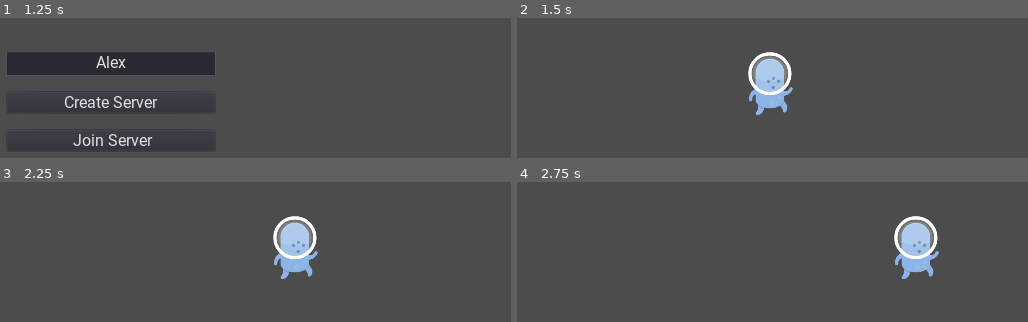
Above: before the commit, frames 1-4 (two rows, left to right).
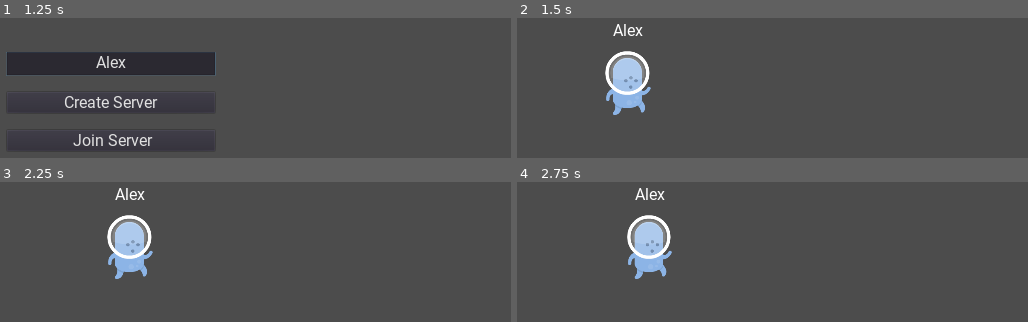
Above: after the commit, the same moments.

Repository: DuCheAnh/P2PPuzzle
Game: Godot game, scene res://NetworkSetup.tscn
Same seed, same stepped clock (60 frames per second), same inputs: the game is played once before the commit and once after it.
Inputs (mouse positions are in pixels of both pictures, inside the frame that each line leads up to):
- Up to frame 1 (1.25 s): click (112, 64) at 0.52 s; type "Alex" at 0.6 s
- Up to frame 2 (1.5 s): click "Create Server" at 1.25 s
- Up to frame 3 (2.25 s): tap Enter (ui_accept) at 2 s; hold Right (ui_right) from 2.03 s (still down)
- Up to frame 4 (2.75 s): keep holding Right (ui_right); tap Enter (ui_accept) at 2.27 s

Frame 1 is identical in both runs. In frame 2, 6.1% of the frame differs, in the area x 17-55%, y 4-70%; in frame 3, 6.1%; in frame 4, 6.0%.
Error in both runs: Invalid get index '3' (on base: 'Array'). (res://Network/Network.gd:18)

Commit message:
added: username display, disconnect from game

Diff:
--- /dev/null
+++ b/MultiplayerPuzzle/Game.gd
@@ -0,0 +1,10 @@
+extends Node2D
+
+func _ready() -> void:
+	get_tree().connect("network_peer_disconnected",self,"_player_disconnected")
+
+func _player_disconnected(id) -> void:
+	print("player " + str(id) + " disconnected")
+	if Persistents.has_node(str(id)):
+		Persistents.get_node(str(id)).username_text_instance.queue_free()
+		Persistents.get_node(str(id)).queue_free()
--- a/MultiplayerPuzzle/Game.tscn
+++ b/MultiplayerPuzzle/Game.tscn
@@ -1,7 +1,8 @@
-[gd_scene load_steps=5 format=2]
+[gd_scene load_steps=6 format=2]
 
 [ext_resource path="res://Asset/spritesheet_ground.png" type="Texture" id=1]
 [ext_resource path="res://TestBlock.tscn" type="PackedScene" id=2]
+[ext_resource path="res://Game.gd" type="Script" id=3]
 
 [sub_resource type="ConvexPolygonShape2D" id=1]
 points = PoolVector2Array( 0, 0, 128, 0, 128, 128, 0, 128 )
@@ -30,6 +31,7 @@
 0/z_index = 0
 
 [node name="Game" type="Node2D"]
+script = ExtResource( 3 )
 
 [node name="TileMap" type="TileMap" parent="."]
 tile_set = SubResource( 2 )
--- a/MultiplayerPuzzle/NetworkSetup.gd
+++ b/MultiplayerPuzzle/NetworkSetup.gd
@@ -30,7 +30,7 @@
 	var player_instance = Global.instance_node_at_location(player,Persistents,Vector2(rand_range(0,1920),rand_range(0,1080)))
 	player_instance.name=str(id)
 	player_instance.set_network_master(id)
-
+	player_instance.username = username_text_edit.text
 func _player_connected(id) -> void:
 	print("Player " + str(id) + " connected")
 	instance_player(id)
@@ -38,6 +38,7 @@
 func _player_disconnected(id) -> void:
 	print("Player " + str(id) + " disconnected")
 	if Persistents.has_node(str(id)):
+		Persistents.get_node(str(id)).username_text_instance.queue_free()
 		Persistents.get_node(str(id)).queue_free()
 
 func _connected_to_server() -> void:
--- a/MultiplayerPuzzle/Player.gd
+++ b/MultiplayerPuzzle/Player.gd
@@ -1,4 +1,6 @@
 extends KinematicBody2D
+
+var username_text = load("res://UserNameText.tscn")
 
 export (int) var speed = 500
 export (int) var jump_speed = -1800
@@ -10,18 +12,30 @@
 puppet var puppet_flip = false
 puppet var puppet_scale = Vector2(1,1)
 puppet var puppet_hp = 10 setget puppet_hp_set
+puppet var puppet_username = "" setget puppet_username_set
 
 onready var sprite = $AnimatedSprite
 onready var tween = $Tween
 onready var hit_timer = $HitTimer
+onready var camera = $Camera2D
 
 var hp = 10 setget set_hp
 var velocity = Vector2.ZERO
 var was_on_floor = false
 var gravity_disabled  = true
+var username setget username_set
+var username_text_instance = null
 
-func _process(delta):
+func _ready() -> void:
+	get_tree().connect("network_peer_connected",self,"_network_peer_connected")
+	username_text_instance = Global.instance_node_at_location(username_text,Persistents, global_position)
+	username_text_instance.player_following = self
+
+func _process(delta) -> void:
+	if username_text_instance != null:
+		username_text_instance.name = "username" + name
 	if is_network_master():
+		camera.current = true
 		_get_input()
 		_apply_animation()
 		_normalize_animation_scale(delta)
@@ -33,6 +47,7 @@
 		if not tween.is_active():
 			move_and_slide(puppet_velocity)
 		_apply_animation_over_network()
+
 
 func _get_input() -> void:
 	velocity.x = 0
@@ -73,17 +88,28 @@
 		sprite.flip_h=puppet_flip
 		sprite.scale=puppet_scale
 
-
-
+func _network_peer_connected(id) -> void:
+	rset_id(id,"puppet_username", username)
 sync func jump(multiplier) -> void:
 	sprite.scale = Vector2(0.75, 1.25)
 	velocity.y = jump_speed * multiplier
-	modulate = Color(5,5,5,1)
-	hit_timer.start()
+
 func set_hp(new_value) -> void:
 	hp = new_value
 	if is_network_master():
 		rset("puppet_hp",hp)
+
+func username_set(new_value) -> void:
+	username = new_value
+	if is_network_master() and username_text_instance != null:
+		username_text_instance.text = username
+		rset("puppet_username", username)
+
+func puppet_username_set(new_value) -> void:
+	puppet_username = new_value
+	if not is_network_master() and username_text_instance != null:
+		username_text_instance.text = puppet_username
+
 func puppet_hp_set(new_value) -> void:
 	puppet_hp = new_value
 	if not is_network_master():
@@ -113,9 +139,3 @@
 	if get_tree().is_network_server():
 		if area.is_in_group("Player_jump_booster"):
 			rpc("jump",area.multiplier)
-
-
-
-
-func _on_HitTimer_timeout():
-	modulate = Color(1,1,1,1)
--- a/MultiplayerPuzzle/Player.tscn
+++ b/MultiplayerPuzzle/Player.tscn
@@ -13,15 +13,15 @@
 "name": "idle",
 "speed": 0.0
 }, {
+"frames": [ ExtResource( 1 ), ExtResource( 3 ) ],
+"loop": true,
+"name": "walk",
+"speed": 10.0
+}, {
 "frames": [ ExtResource( 4 ) ],
 "loop": true,
 "name": "jump",
 "speed": 0.0
-}, {
-"frames": [ ExtResource( 1 ), ExtResource( 3 ) ],
-"loop": true,
-"name": "walk",
-"speed": 10.0
 } ]
 
 [sub_resource type="CapsuleShape2D" id=2]
@@ -51,6 +51,8 @@
 
 [node name="HitTimer" type="Timer" parent="."]
 
+[node name="Camera2D" type="Camera2D" parent="."]
+smoothing_enabled = true
+
 [connection signal="timeout" from="Network_tick_rate" to="." method="_on_Network_tick_rate_timeout"]
 [connection signal="area_entered" from="HitBox" to="." method="_on_HitBox_area_entered"]
-[connection signal="timeout" from="HitTimer" to="." method="_on_HitTimer_timeout"]
--- a/MultiplayerPuzzle/ServerBrowser.tscn
+++ b/MultiplayerPuzzle/ServerBrowser.tscn
@@ -131,6 +131,7 @@
 margin_right = 700.0
 margin_bottom = 198.0
 rect_min_size = Vector2( 700, 100 )
+custom_fonts/font = ExtResource( 1 )
 
 [node name="JoinServerButton" type="Button" parent="BackgroundPanel/ManualVBox"]
 margin_top = 248.0
--- /dev/null
+++ b/MultiplayerPuzzle/UserNameText.gd
@@ -0,0 +1,14 @@
+extends Node2D
+
+var player_following = null
+var text = "" setget text_set
+
+onready var label = $Label
+
+func _process(delta: float) -> void:
+	if player_following != null:
+		global_position = player_following.global_position
+
+func text_set(new_text) -> void:
+	text = new_text
+	label.text = text
--- /dev/null
+++ b/MultiplayerPuzzle/UserNameText.tscn
@@ -0,0 +1,22 @@
+[gd_scene load_steps=3 format=2]
+
+[ext_resource path="res://Font/basic_font.tres" type="DynamicFont" id=1]
+[ext_resource path="res://UserNameText.gd" type="Script" id=2]
+
+[node name="UserNameText" type="Node2D"]
+z_index = 5
+script = ExtResource( 2 )
+
+[node name="Label" type="Label" parent="."]
+margin_left = -200.0
+margin_top = -150.0
+margin_right = 200.0
+margin_bottom = -102.0
+rect_min_size = Vector2( 400, 0 )
+custom_fonts/font = ExtResource( 1 )
+text = "Null"
+align = 1
+valign = 1
+__meta__ = {
+"_edit_use_anchors_": false
+}
